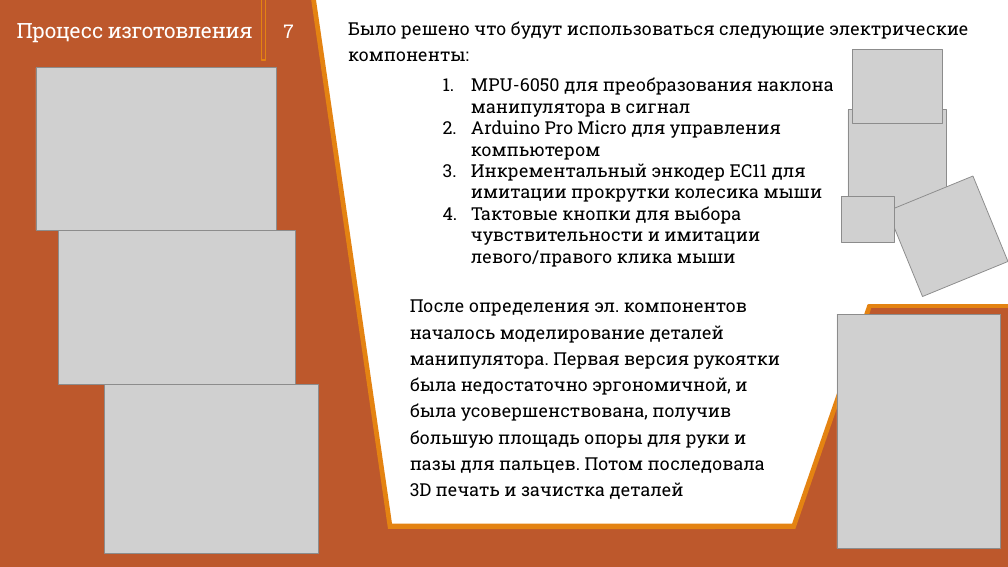
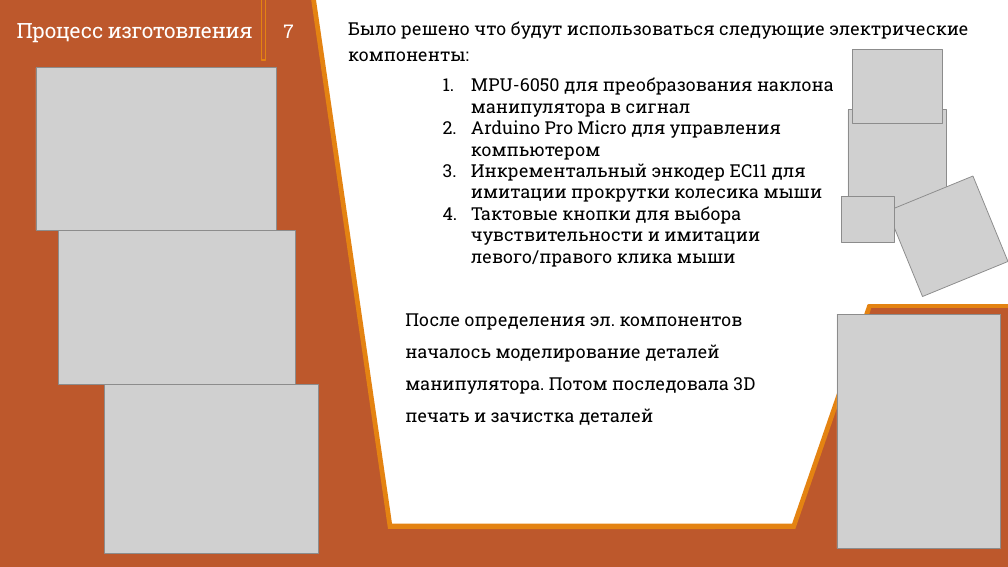
Before and after one commit to Zerocummer/Mmm-Yummers, a slide deck: slide 7 of Мышка для людей с ОВЗ/Документы/Презентация о манипуляторе.pptx. Drawn at 1008x567 pixels with LibreOffice and Linux fonts; fonts in the diff are those of the drawing; grey boxes stand for pictures. Boxes give left, top, right and bottom in pixels: in the first picture for what was removed or moved away, otherwise in the second. Text is boxed around its words. In the diff, an @@ line names an element or a change of style, - is before the commit and + after.

```diff
--- a/Мышка для людей с ОВЗ/Документы/Презентация о манипуляторе.pptx
+++ b/Мышка для людей с ОВЗ/Документы/Презентация о манипуляторе.pptx
@@ text at [405,313,755,425]: text changed @@
-После определения эл. компонентов началось моделирование деталей манипулятора. Первая версия рукоятки была недостаточно эргономичной, и была усовершенствована, получив большую площадь опоры для руки и пазы для пальцев. Потом последовала 3D печать и зачистка деталей
+После определения эл. компонентов началось моделирование деталей манипулятора. Потом последовала 3D печать и зачистка деталей
```
Also in this commit, not shown: 1 other slide changed, 11 other files.
